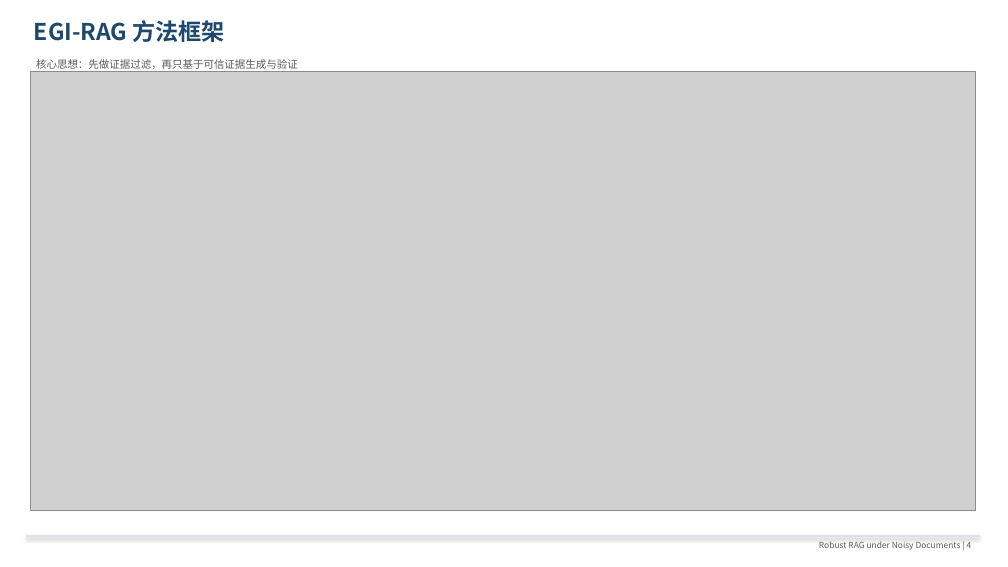
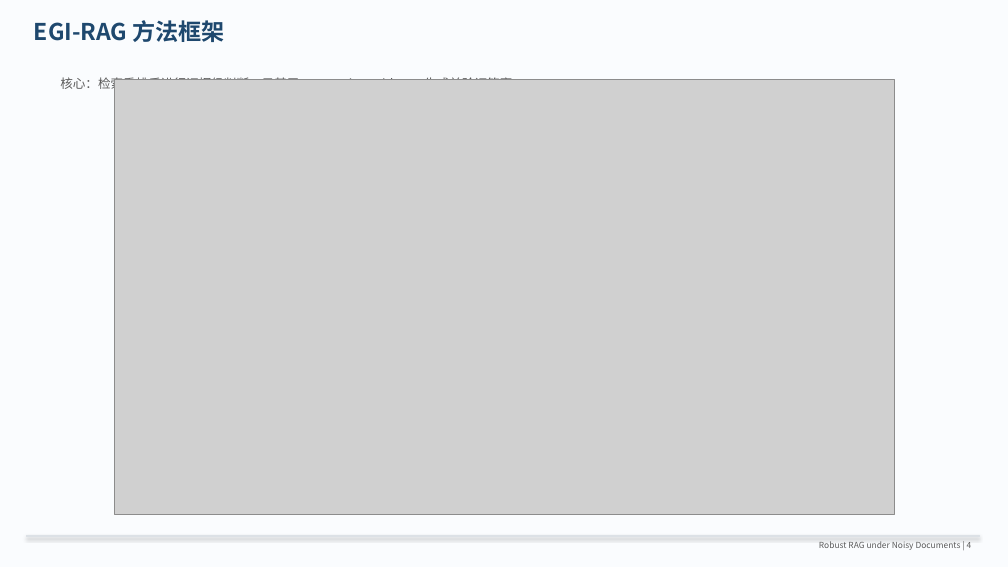
Before and after one commit to Willyuliam/nlp4, a slide deck: slide 4 of reports/rag_noise_robustness_presentation.pptx. Drawn at 1008x567 pixels with LibreOffice and Linux fonts; fonts in the diff are those of the drawing; grey boxes stand for pictures. Boxes give left, top, right and bottom in pixels: in the first picture for what was removed or moved away, otherwise in the second. Text is boxed around its words. In the diff, an @@ line names an element or a change of style, - is before the commit and + after.

```diff
--- a/reports/rag_noise_robustness_presentation.pptx
+++ b/reports/rag_noise_robustness_presentation.pptx
@@ background #FFFFFF to #FAFCFE @@
@@ text at bbox=[60, 75, 525, 92]: text changed; size 10 to 12 pt @@
-核心思想：先做证据过滤，再只基于可信证据生成与验证
+核心：检索重排后进行证据级判断，只基于 supportive evidence 生成并验证答案。
@@ picture: place and size @@
-picture at bbox=[30, 72, 975, 510]
+picture at bbox=[115, 79, 895, 514]
```
Also in this commit, not shown: 8 other slides changed, 3 slides removed, 1 other file.
